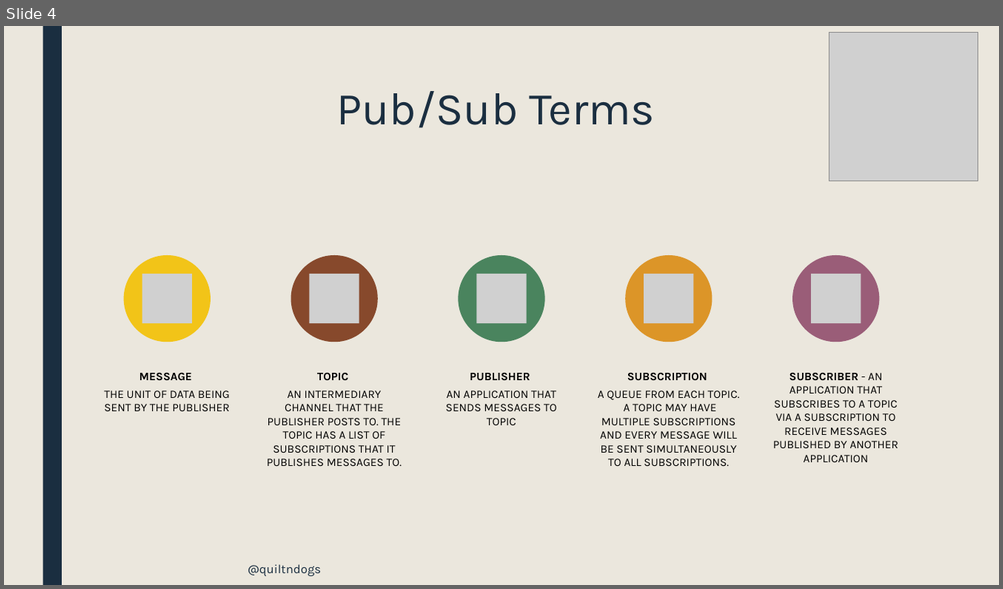
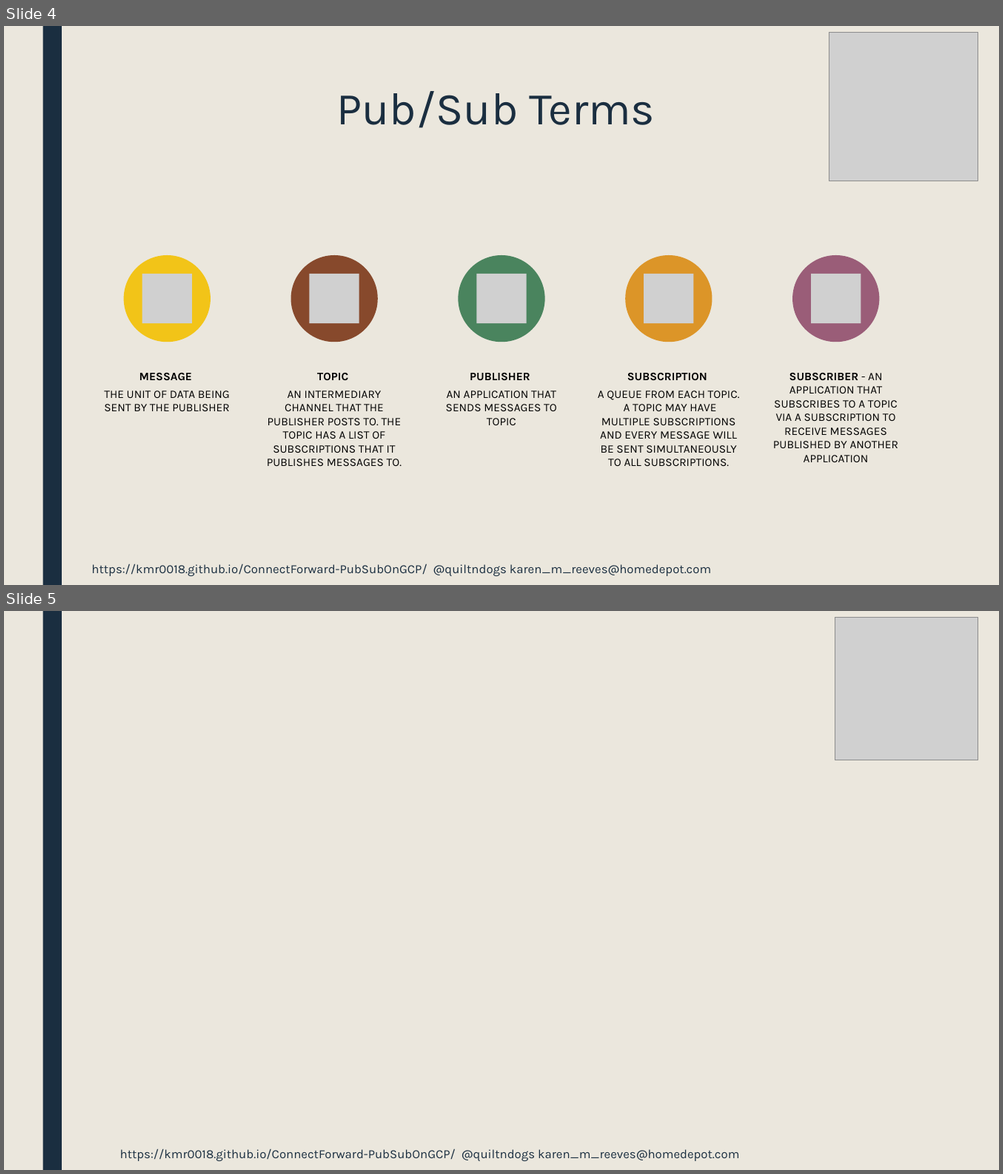
Before and after one commit to kmr0018/ConnectForward-PubSubOnGCP, a slide deck: PubSubGcpPresentation.pptx. Shown one above the other, each under a label of ours: slide 4 before the commit, slides 4 and 5 after it. The pictures are 1003x589 and 1003x1174 pixels, drawn with LibreOffice and Linux fonts; fonts in the diff are those of the drawing; grey boxes stand for pictures; background and template pictures are left out. Boxes give left, top, right and bottom in pixels: in the first picture for what was removed or moved away, otherwise in the second. Text is boxed around its words. In the diff, an @@ line names an element or a change of style, - is before the commit and + after.

```diff
--- a/PubSubGcpPresentation.pptx
+++ b/PubSubGcpPresentation.pptx
@@ slide 5 added at bbox=[4, 611, 999, 1170], background picture (left out); not listed: 1 template element that a slide beside it also shows @@
@@ picture added at bbox=[835, 618, 978, 760] @@
@@ text added at bbox=[120, 1149, 739, 1162], 12 pt, text #1A2E40 @@
+https://kmr0018.github.io/ConnectForward-PubSubOnGCP/ @quiltndogs karen_m_reeves@homedepot.com
@@ slide 4 changed as well @@
@@ text at bbox=[91, 564, 711, 577]: text changed @@
-@quiltndogs
+https://kmr0018.github.io/ConnectForward-PubSubOnGCP/ @quiltndogs karen_m_reeves@homedepot.com
```
Also in this commit, not shown: 14 other slides changed, 1 other slide added, 1 slide removed, 1 other file.
